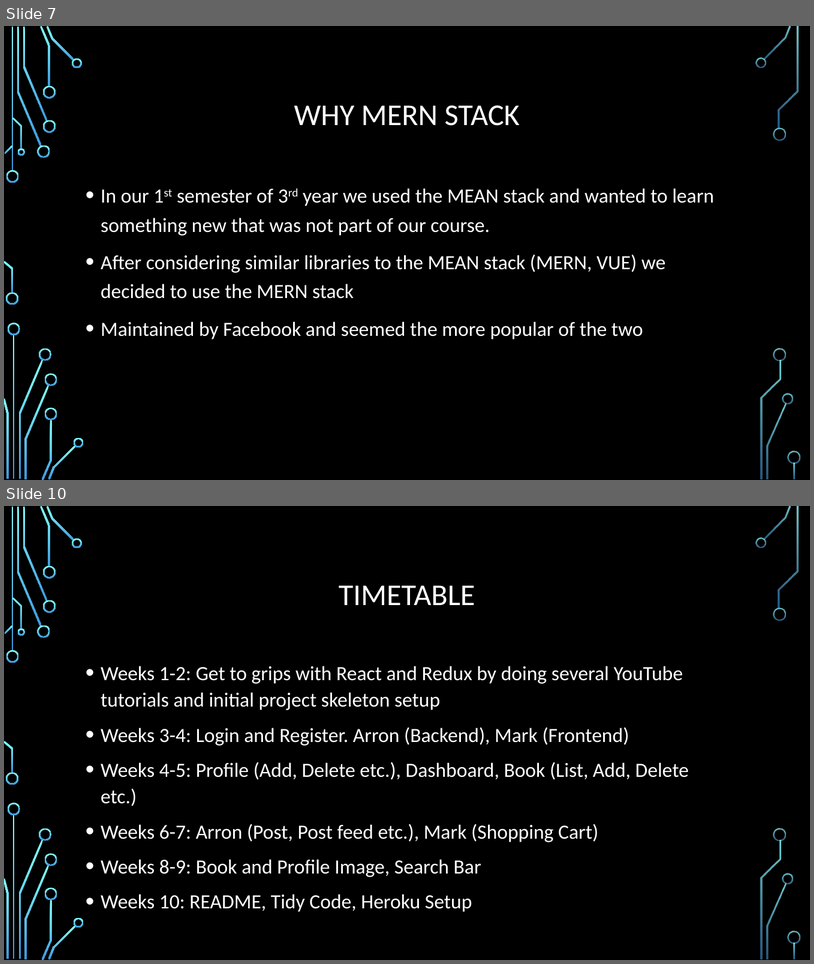
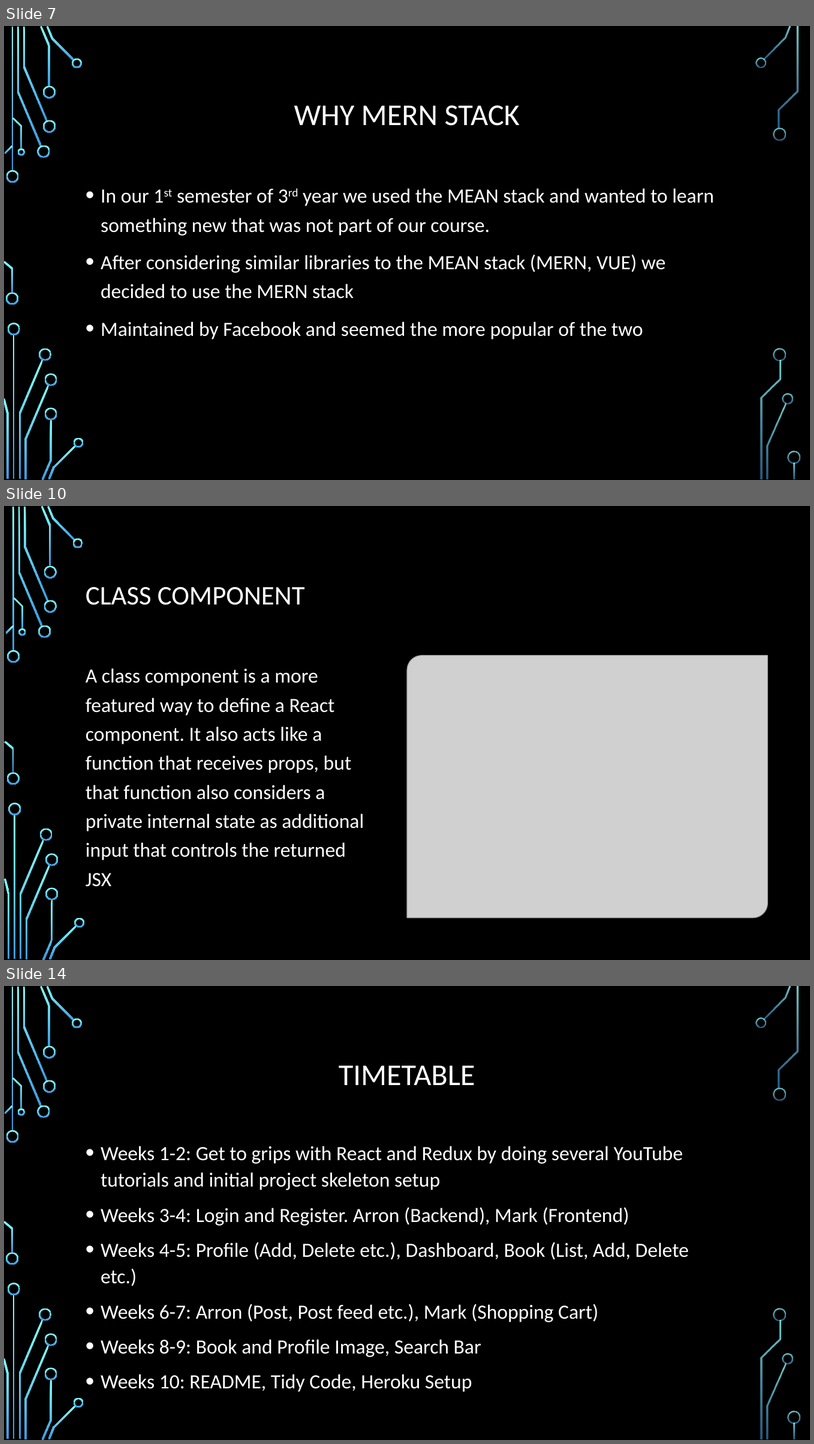
Before and after one commit to arronHealy/Professional_Practice_In_IT_Project, a slide deck: Project Presentation.pptx. Shown one above the other, each under a label of ours: slides 7 and 10 before the commit, slides 7, 10 and 14 after it; the slides between them are not shown. The pictures are 814x964 and 814x1444 pixels, drawn with LibreOffice and Linux fonts; fonts in the diff are those of the drawing; grey boxes stand for pictures; background and template pictures are left out. Boxes give left, top, right and bottom in pixels: in the first picture for what was removed or moved away, otherwise in the second. Text is boxed around its words. In the diff, an @@ line names an element or a change of style, - is before the commit and + after.

```diff
--- a/Project Presentation.pptx
+++ b/Project Presentation.pptx
@@ slide 10 added at box(4, 506, 810, 960), background picture (left out); not listed: 17 template elements that a slide beside it also shows @@
@@ rectangle added at box(4, 506, 810, 960), fill #000000 @@
@@ title added at box(86, 587, 305, 605), 32 pt, text #FFFFFF @@
+CLASS COMPONENT
@@ picture added at box(408, 655, 768, 918) @@
@@ text added at box(86, 668, 364, 886), 24 pt, text #FFFFFF @@
+A class component is a more featured way to define a React component. It also acts like a function that receives props, but that function also considers a private internal state as additional input that controls the returned JSX
@@ group added at box(4, 506, 84, 960): 24 freeform shapes, 2 rectangles @@
@@ what was slide 10 is now slide 14 @@
```
Also in this commit, not shown: 3 slides changed, 3 other slides added.
